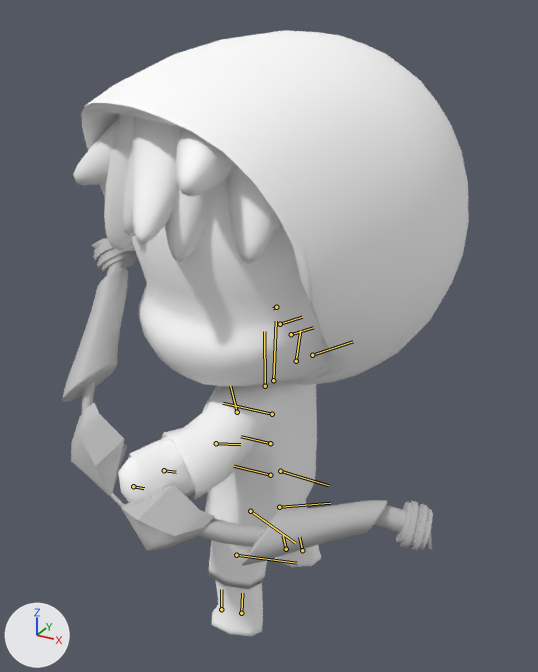
A saved change to the FBX model Assets/Animations/ZendAnimations/Archery/ShootArrow.fbx.
One viewpoint serves both versions: a 50 mm lens placed at (0.665, -1.271, 1.28), pointed at (-0.015, -0.035, 0.662). Every picture has the same lights, and +X, +Y and +Z are marked at lower left. Both versions are drawn at frame 9461 of the action 'Take 001'; the numbers are the values there. The bones that bend it are drawn over the model as lines.

The first picture shows 'AzaBow', 'Body', 'Hair'.
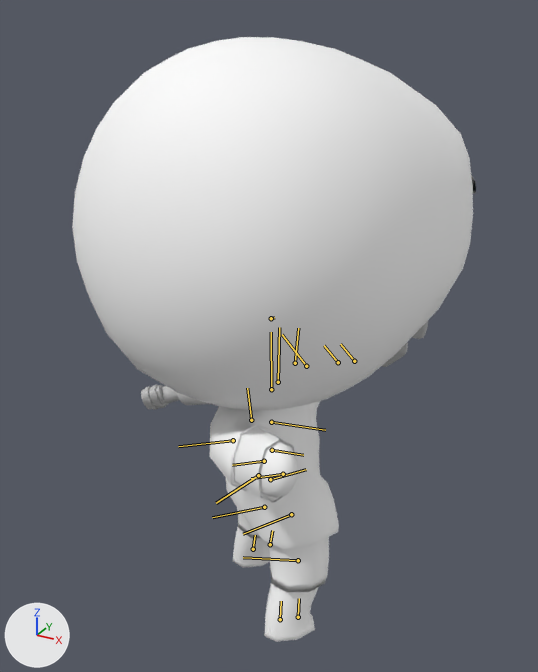
Where the change shows, as pixel boxes [x1, y1, x2, y2] in the pictures (538 x 672 px):
'Body', posed: before [81, 30, 469, 636]; after [72, 37, 473, 642]
'AzaBow', posed: before [62, 238, 433, 566]; after [141, 321, 428, 410]
'Hair', posed: before [73, 114, 281, 264]; after [471, 175, 476, 194]
bone 'Hip', root to tip: before (270, 475) to (234, 466); after (270, 479) to (306, 469)
bone 'Spine', root to tip: before (270, 443) to (241, 436); after (272, 450) to (303, 455)

Edits to the bpy script that builds the scene:
```text
Change bone_hip:
    where bone_hip = bpy.data.objects['Armature'].pose.bones['Hip']
    bone_hip.location: (0.0, 0.0, 0.0) -> (0.0, 0.0, -0.012)
    bone_hip.rotation_quaternion: (0.738, 0.0, 0.0, -0.675) -> (0.298, 0.0, 0.0, 0.954)  # degrees (0, 0, -85) -> degrees (0, 0, 145)
Change bone_spine:
    where bone_spine = bpy.data.objects['Armature'].pose.bones['Spine']  # child of 'Hip'
    bone_spine.location: (0.0, 0.0, 0.0) -> (0.007, -0.001, 0.0)
    bone_spine.rotation_quaternion: (0.999, 0.0, 0.048, 0.0) -> (0.928, 0.003, 0.001, -0.373)  # degrees (0, 5, 0) -> degrees (0, 0, -44)
```
